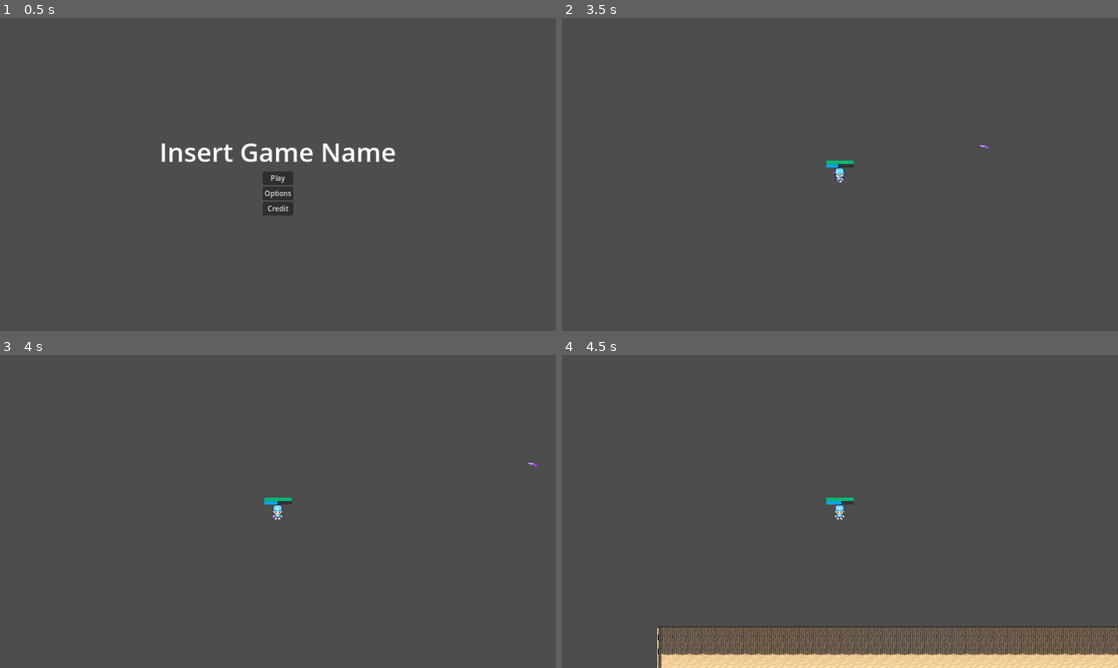
Above: before the commit, frames 1-4 (two rows, left to right).
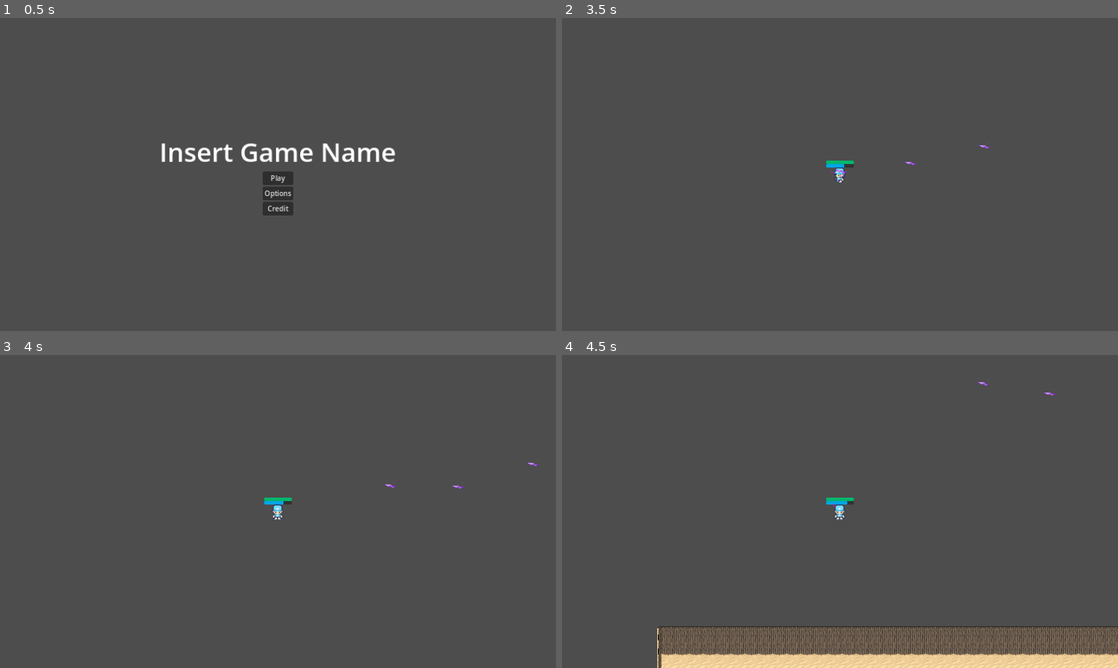
Above: after the commit, the same moments.

Repository: GDTV-Game-Jam-2024/GDTV
Game: Godot game, scene res://Scenes/main_menu.tscn
The game is run twice, just before and just after one commit, with the same random seed, the same clock (stepped at 60 frames per second) and the same inputs. The engine's default icon, where the game draws it, is replaced by a stand-in: a white triangle on a blue panel in a dark square.
Inputs (mouse positions are in pixels of both pictures, inside the frame that each line leads up to):
- Up to frame 1 (0.5 s): no input
- Up to frame 2 (3.5 s): click "Play" at 0.5 s; tap Enter at 1.25 s; move the mouse to (812, 237) at 1.27 s; hold Mouse wheel down (scrollDOWN) 1.28-2.03 s; hold Up (ui_up) 1.28-2.78 s; move the mouse to (1006, 221) at 2.02 s; tap Mouse wheel up (scrollUP) at 2.1 s; move the mouse to (673, 127) at 2.77 s; press the mouse at (673, 127) at 2.78 s; hold Left (ui_left) from 2.78 s (still down)
- Up to frame 3 (4 s): keep holding Left (ui_left); move the mouse to (305, 511) at 3.52 s; release the mouse at (305, 511) at 3.53 s; tap 1 (wand1) at 3.6 s
- Up to frame 4 (4.5 s): tap Space at 4.25 s; move the mouse to (756, 433) at 4.27 s; release Left (ui_left) at 4.28 s; hold Down (ui_down) from 4.28 s (still down); tap 2 (wand2) at 4.35 s

Frame 1 is identical in both runs. In frame 2, less than 0.1% of the frame differs, in the area x 49-64%, y 44-51%; in frame 3, less than 0.1%, in the area x 49-84%, y 40-48%; in frame 4, less than 0.1%.

Commit message:
numbers adjustments
player can fire for too long and run out of mana
boar actually killable
player dps increase

Diff:
--- a/Scenes/Entities/Boar.tscn
+++ b/Scenes/Entities/Boar.tscn
@@ -105,6 +105,8 @@
 
 [node name="NPC" instance=ExtResource("1_wpdvm")]
 script = ExtResource("2_1jwpf")
+statMovementSpeed = 150.0
+statMaxHP = 30
 meleeAttackDamage = 25
 meleeAttackCooldown = 1.0
 meleeChargeHealthThreshold = 80
--- a/Scenes/Entities/Goblin.tscn
+++ b/Scenes/Entities/Goblin.tscn
@@ -166,6 +166,7 @@
 "RESET": SubResource("Animation_oo5se"),
 "Walk_right": SubResource("Animation_dp2g2")
 }
+
 [sub_resource type="SpriteFrames" id="SpriteFrames_k35vg"]
 animations = [{
 "frames": [{
@@ -326,7 +327,6 @@
 
 [node name="AnimatedSprite2D2" type="AnimatedSprite2D" parent="." index="10"]
 visible = false
-
 scale = Vector2(0.5, 0.5)
 sprite_frames = SubResource("SpriteFrames_k35vg")
 animation = &"Walk"
--- a/Scenes/Projectiles/player_basic_wand_projectile.tscn
+++ b/Scenes/Projectiles/player_basic_wand_projectile.tscn
@@ -4,6 +4,7 @@
 [ext_resource type="Texture2D" uid="uid://dtt8bueua8h8b" path="res://Sprites/magic_missile.png" id="2_eaiou"]
 
 [node name="Projectile" instance=ExtResource("1_mks33")]
+damage = 10
 
 [node name="Sprite2D" parent="." index="0"]
 position = Vector2(-8, 0)
--- a/Scenes/Weapons/wand_basic.tscn
+++ b/Scenes/Weapons/wand_basic.tscn
@@ -4,8 +4,7 @@
 [ext_resource type="PackedScene" uid="uid://c6uesvyoow0ll" path="res://Scenes/Projectiles/player_basic_wand_projectile.tscn" id="2_v5sev"]
 
 [node name="WandBasic" instance=ExtResource("1_0oh2n")]
-cooldown = 0.8
-manaCost = 10
+manaCost = 50
 spread = 10
 projectile = ExtResource("2_v5sev")
 team = "Player"
--- a/Scripts/player.gd
+++ b/Scripts/player.gd
@@ -8,8 +8,8 @@
 @export var healthMax : int = 100
 @export var healthCurrent : int = 100
 @export var manaMax : int = 500.0
-@export var manaCurrent : int = 50.0
-@export var manaRegen : int = 1
+@export var manaCurrent : float = 300.0
+@export var manaRegen : float = 100.0
 @export var isAlive : bool = true
 @export var isWalking : bool = false
 
@@ -71,7 +71,7 @@
 		position += moveVector.normalized() * movementSpeed * delta
 
 		# mana regen
-		mana_gain(manaRegen)
+		mana_gain(manaRegen*delta)
 
 
 func _unhandled_input(event : InputEvent) -> void:
